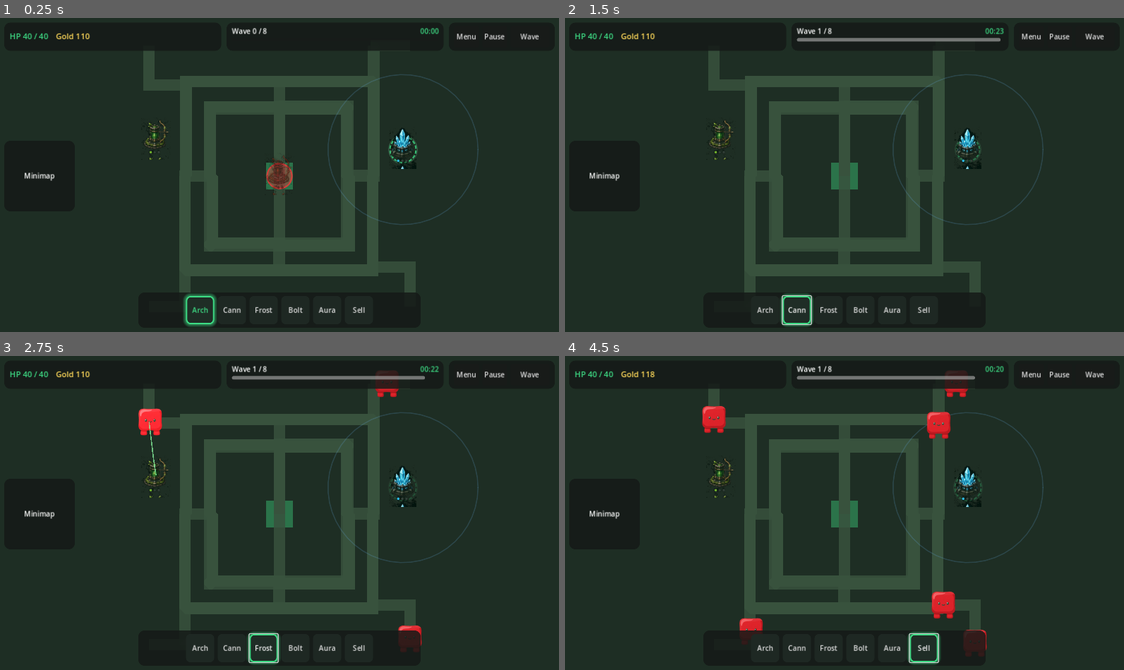
Above: before the commit, frames 1-4 (two rows, left to right).
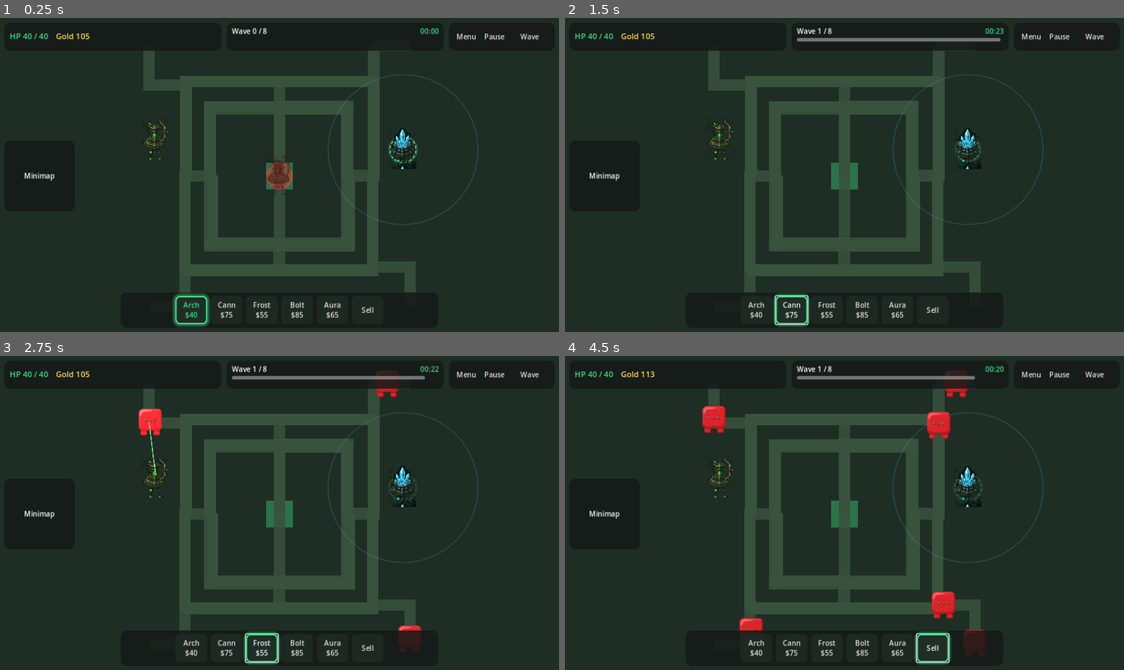
Above: after the commit, the same moments.

Repository: kennethIve/Green-TD
Game: Godot game, scene res://scenes/main.tscn
Two runs of this game, one before a commit and one after it. Both use one fixed random seed, a clock stepped at 60 frames per second and the inputs below.
Inputs:
- Up to frame 1 (0.25 s): no input
- Up to frame 2 (1.5 s): click "Arch" (after the commit: "Arch $40") at 0.5 s; click "Cann" (after the commit: "Cann $75") at 1.25 s
- Up to frame 3 (2.75 s): click "Frost" (after the commit: "Frost $55") at 2 s
- Up to frame 4 (4.5 s): click "Bolt" (after the commit: "Bolt $85") at 2.75 s; click "Aura" (after the commit: "Aura $65") at 3.5 s; click "Sell" at 4.25 s

The runs differ from the first frame. In frame 1, 0.9% of the frame differs, in the area x 14-67%, y 4-99%; in frame 2, 0.9%; in frame 3, 0.7%; in frame 4, 0.9%, in the area x 15-76%, y 4-99%.

Commit message:
Align economy with Green Circle TD bands + tray cost UI
WC3 绿外 war3map.j: GiveJB=8 kill base, start gold 1000 (different tower
scale), sell=GetUnitPointValue. Exact unit golds not in JASS — approx bands:
archer cheapest (40), cannon/lightning pricier; START_GOLD 200 (~4 archers);
up cost *1.35; kill gold 8+(wave-1)*1.5. Tray shows $cost and dims when
unaffordable; ghost already red via _can_place gold gate.

Diff:
--- a/scenes/ui/hud.tscn
+++ b/scenes/ui/hud.tscn
@@ -44,7 +44,7 @@
 layout_mode = 2
 theme_override_colors/font_color = Color(1, 0.85, 0.35, 1)
 theme_override_font_sizes/font_size = 18
-text = "Gold 220"
+text = "Gold 200"
 
 [node name="WavePillPanel" type="PanelContainer" parent="TopRow"]
 unique_name_in_owner = true
@@ -159,12 +159,12 @@
 [node name="FocusUpgradeCost" type="Label" parent="FocusCard/FocusVBox"]
 unique_name_in_owner = true
 layout_mode = 2
-text = "Upgrade  $70"
+text = "Upgrade  $55"
 
 [node name="FocusSellRefund" type="Label" parent="FocusCard/FocusVBox"]
 unique_name_in_owner = true
 layout_mode = 2
-text = "Refund  $25"
+text = "Refund  $22"
 
 [node name="FocusActions" type="HBoxContainer" parent="FocusCard/FocusVBox"]
 layout_mode = 2
@@ -190,9 +190,9 @@
 anchor_top = 1.0
 anchor_right = 0.5
 anchor_bottom = 1.0
-offset_left = -320.0
+offset_left = -360.0
 offset_top = -96.0
-offset_right = 320.0
+offset_right = 360.0
 offset_bottom = -16.0
 
 [node name="BuildTray" type="HBoxContainer" parent="BuildTrayPanel"]
@@ -202,31 +202,31 @@
 theme_override_constants/separation = 8
 
 [node name="TowerBtn_archer" type="Button" parent="BuildTrayPanel/BuildTray"]
-custom_minimum_size = Vector2(64, 64)
-layout_mode = 2
-text = "Arch"
+custom_minimum_size = Vector2(72, 64)
+layout_mode = 2
+text = "Arch\n$40"
 
 [node name="TowerBtn_cannon" type="Button" parent="BuildTrayPanel/BuildTray"]
-custom_minimum_size = Vector2(64, 64)
-layout_mode = 2
-text = "Cann"
+custom_minimum_size = Vector2(72, 64)
+layout_mode = 2
+text = "Cann\n$75"
 
 [node name="TowerBtn_frost" type="Button" parent="BuildTrayPanel/BuildTray"]
-custom_minimum_size = Vector2(64, 64)
-layout_mode = 2
-text = "Frost"
+custom_minimum_size = Vector2(72, 64)
+layout_mode = 2
+text = "Frost\n$55"
 
 [node name="TowerBtn_lightning" type="Button" parent="BuildTrayPanel/BuildTray"]
-custom_minimum_size = Vector2(64, 64)
-layout_mode = 2
-text = "Bolt"
+custom_minimum_size = Vector2(72, 64)
+layout_mode = 2
+text = "Bolt\n$85"
 
 [node name="TowerBtn_support" type="Button" parent="BuildTrayPanel/BuildTray"]
-custom_minimum_size = Vector2(64, 64)
-layout_mode = 2
-text = "Aura"
+custom_minimum_size = Vector2(72, 64)
+layout_mode = 2
+text = "Aura\n$65"
 
 [node name="TowerBtn_sell" type="Button" parent="BuildTrayPanel/BuildTray"]
-custom_minimum_size = Vector2(64, 64)
+custom_minimum_size = Vector2(72, 64)
 layout_mode = 2
 text = "Sell"
--- a/scripts/main.gd
+++ b/scripts/main.gd
@@ -2,7 +2,7 @@
 ## Green Circle TD - 4-corner axis-aligned rings, multi-tower, center leak.
 
 const START_LIVES := 40
-const START_GOLD := 220
+const START_GOLD := 200  # ~4 archers (40); WC3 ref start 1000 on different tower scale
 ## Line2D path width is 26 → visual half ~13; exclusion uses 26 (ribbon + margin).
 ## Ghost footprint_r and _on_path BOTH use this — do not fork a second path radius.
 const PATH_HALF_WIDTH := 26.0
--- a/scripts/tower/tower.gd
+++ b/scripts/tower/tower.gd
@@ -21,12 +21,14 @@
 
 # Fire intervals (s): WC3-like cadence — archer fastest, lightning medium-fast,
 # frost medium, cannon slow heavy, support slow aura breathe.
+# Economy: Green Circle–like bands (WC3 绿外 ref: GiveJB=8 kill base, start~1000 on
+# expensive-tower map; sell≈point value). Exact unit golds not in war3map.j — approx.
 const DEFS := {
-	"archer": {"dmg": 7, "range": 200.0, "rate": 0.40, "cost": 50, "up": 70, "sell": 25, "slow": 1.0, "aura": 0.0, "color": Color(0.35, 0.75, 0.45)},
-	"cannon": {"dmg": 28, "range": 150.0, "rate": 1.40, "cost": 80, "up": 100, "sell": 40, "slow": 1.0, "aura": 0.0, "color": Color(0.75, 0.45, 0.25)},
-	"frost": {"dmg": 5, "range": 170.0, "rate": 0.75, "cost": 60, "up": 80, "sell": 30, "slow": 0.55, "aura": 0.0, "color": Color(0.4, 0.7, 0.95)},
-	"lightning": {"dmg": 11, "range": 220.0, "rate": 0.55, "cost": 90, "up": 110, "sell": 45, "slow": 1.0, "aura": 0.0, "color": Color(0.85, 0.85, 0.3)},
-	"support": {"dmg": 0, "range": 160.0, "rate": 1.80, "cost": 70, "up": 90, "sell": 35, "slow": 1.0, "aura": 0.25, "color": Color(0.7, 0.4, 0.85)},
+	"archer": {"dmg": 7, "range": 200.0, "rate": 0.40, "cost": 40, "up": 55, "sell": 22, "slow": 1.0, "aura": 0.0, "color": Color(0.35, 0.75, 0.45)},
+	"cannon": {"dmg": 28, "range": 150.0, "rate": 1.40, "cost": 75, "up": 95, "sell": 42, "slow": 1.0, "aura": 0.0, "color": Color(0.75, 0.45, 0.25)},
+	"frost": {"dmg": 5, "range": 170.0, "rate": 0.75, "cost": 55, "up": 70, "sell": 30, "slow": 0.55, "aura": 0.0, "color": Color(0.4, 0.7, 0.95)},
+	"lightning": {"dmg": 11, "range": 220.0, "rate": 0.55, "cost": 85, "up": 105, "sell": 48, "slow": 1.0, "aura": 0.0, "color": Color(0.85, 0.85, 0.3)},
+	"support": {"dmg": 0, "range": 160.0, "rate": 1.80, "cost": 65, "up": 80, "sell": 36, "slow": 1.0, "aura": 0.25, "color": Color(0.7, 0.4, 0.85)},
 }
 
 const ART_ID := {
@@ -65,7 +67,7 @@
 	if aura_damage_bonus > 0.0:
 		aura_damage_bonus += 0.1
 	sell_refund = int(sell_refund * 1.4)
-	upgrade_cost = int(upgrade_cost * 1.5)
+	upgrade_cost = int(upgrade_cost * 1.35)  # softer early progression (was 1.5)
 	_refresh_sprite()
 	queue_redraw()
 	return true
--- a/scripts/ui/hud.gd
+++ b/scripts/ui/hud.gd
@@ -11,6 +11,17 @@
 const ACCENT := Color("3DDC84")
 const PANEL_BG := Color(0.08, 0.1, 0.09, 0.85)
 const SELL_RED := Color(0.9, 0.3, 0.3)
+const DIM := Color(0.55, 0.55, 0.55, 0.85)
+
+const TowerScript = preload("res://scripts/tower/tower.gd")
+const TRAY_LABELS := {
+	"archer": "Arch",
+	"cannon": "Cann",
+	"frost": "Frost",
+	"lightning": "Bolt",
+	"support": "Aura",
+	"sell": "Sell",
+}
 
 @onready var lives_label: Label = %LivesLabel
 @onready var gold_label: Label = %GoldLabel
@@ -29,15 +40,19 @@
 
 var _build_buttons: Dictionary = {}
 var _selected_build: String = ""
+var _gold: int = 0
 
 func _ready() -> void:
 	_style_panels()
 	_wire_buttons()
+	_refresh_tray_costs()
 	show_tower(null)
 
 func set_resources(lives: int, gold: int, lives_max: int = 40) -> void:
+	_gold = gold
 	lives_label.text = "HP %d / %d" % [lives, lives_max]
 	gold_label.text = "Gold %d" % gold
+	_refresh_tray_afford()
 
 func set_wave(n: int, total: int, secs: float, duration: float = -1.0) -> void:
 	wave_label.text = "Wave %d / %d" % [n, total]
@@ -69,16 +84,41 @@
 		var btn: Button = _build_buttons[btn_id]
 		var on: bool = btn_id == id
 		btn.button_pressed = on
-		_set_btn_glow(btn, on)
+		_set_btn_glow(btn, on, btn_id)
+	_refresh_tray_afford()
 
-func _set_btn_glow(btn: Button, on: bool) -> void:
+func _tower_cost(id: String) -> int:
+	if id == "sell":
+		return 0
+	var d: Dictionary = TowerScript.DEFS.get(id, {})
+	return int(d.get("cost", 0))
+
+func _refresh_tray_costs() -> void:
+	for id in _build_buttons:
+		var btn: Button = _build_buttons[id]
+		var label: String = str(TRAY_LABELS.get(id, id))
+		if id == "sell":
+			btn.text = label
+		else:
+			btn.text = "%s\n$%d" % [label, _tower_cost(id)]
+
+func _refresh_tray_afford() -> void:
+	for id in _build_buttons:
+		var btn: Button = _build_buttons[id]
+		var cost: int = _tower_cost(id)
+		var can: bool = id == "sell" or _gold >= cost
+		# Keep clickable so player can still select; dim to show unaffordable.
+		btn.modulate = Color.WHITE if can else DIM
+		_set_btn_glow(btn, id == _selected_build, id)
+
+func _set_btn_glow(btn: Button, on: bool, id: String = "") -> void:
 	var sb := StyleBoxFlat.new()
 	sb.bg_color = Color(0.12, 0.16, 0.14, 0.95)
 	sb.set_corner_radius_all(10)
 	sb.content_margin_left = 6
 	sb.content_margin_right = 6
-	sb.content_margin_top = 6
-	sb.content_margin_bottom = 6
+	sb.content_margin_top = 4
+	sb.content_margin_bottom = 4
 	if on:
 		sb.border_width_left = 3
 		sb.border_width_right = 3
@@ -90,8 +130,12 @@
 	btn.add_theme_stylebox_override("normal", sb)
 	btn.add_theme_stylebox_override("pressed", sb)
 	btn.add_theme_stylebox_override("hover", sb)
-	if on:
+	var cost: int = _tower_cost(id) if id != "" else 0
+	var can: bool = id == "" or id == "sell" or _gold >= cost
+	if on and can:
 		btn.add_theme_color_override("font_color", ACCENT)
+	elif not can:
+		btn.add_theme_color_override("font_color", Color(0.7, 0.7, 0.7))
 	else:
 		btn.remove_theme_color_override("font_color")
 
@@ -110,9 +154,9 @@
 		if build_tray.has_node(node_name):
 			var b: Button = build_tray.get_node(node_name)
 			_build_buttons[id] = b
-			b.custom_minimum_size = Vector2(64, 64)
+			b.custom_minimum_size = Vector2(72, 64)
 			b.pressed.connect(_on_build.bind(id))
-			_set_btn_glow(b, false)
+			_set_btn_glow(b, false, id)
 
 func _on_build(id: String) -> void:
 	if id == "sell":
--- a/scripts/wave/wave_spawner.gd
+++ b/scripts/wave/wave_spawner.gd
@@ -65,7 +65,8 @@
 	var ctype := _creep_type_for_wave(wave_index)
 	var ts: Dictionary = TYPE_STATS.get(ctype, TYPE_STATS[0])
 	var base_hp := 20 + wave_index * hp_per_wave
-	var base_rew := 6 + wave_index * 2
+	# WC3 GiveJB=8 + LVL/3; solo 8-wave uses +1.5/wave for readable scaling
+	var base_rew := 8 + int((wave_index - 1) * 1.5)
 	var base_spd := 80.0 + wave_index * 4.0
 	for i in creeps_per_corner:
 		for pts in paths:
